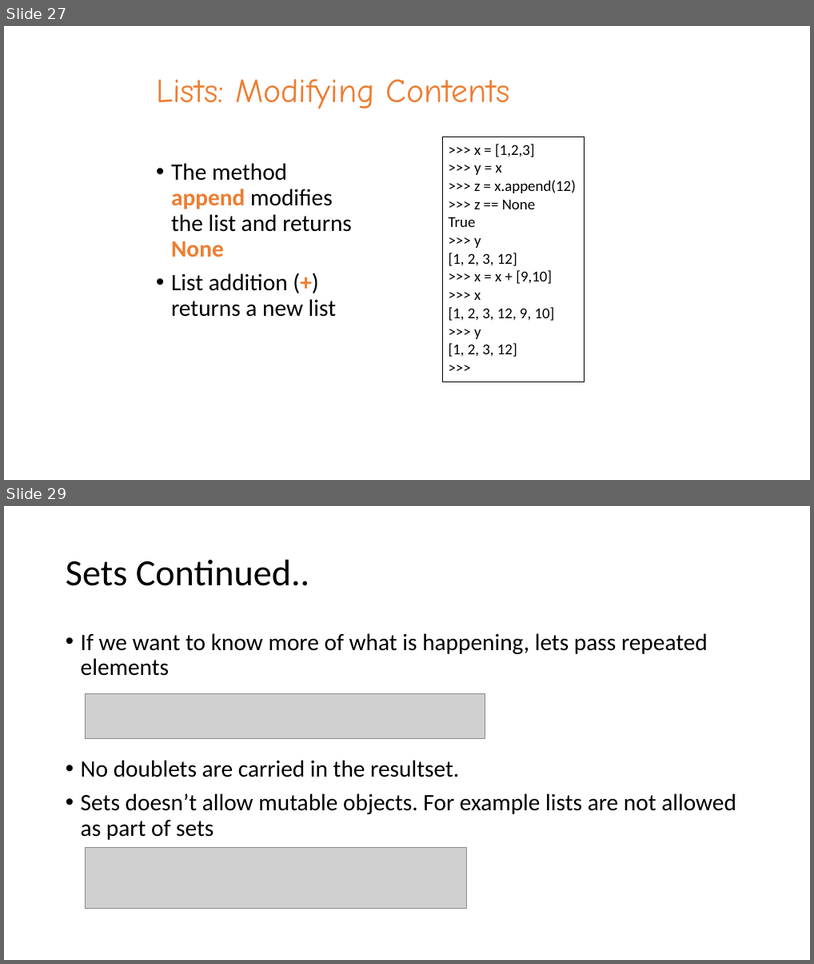
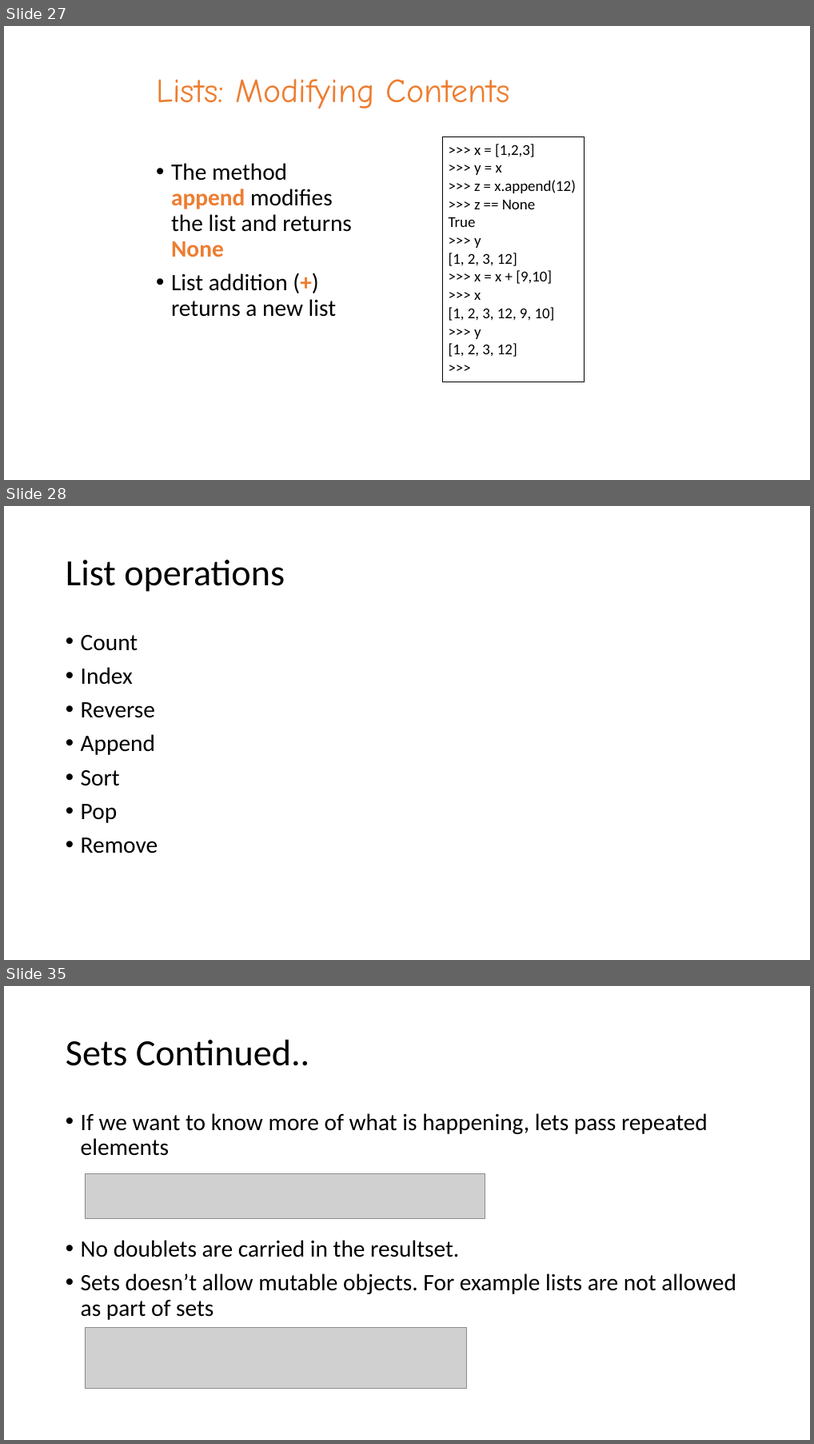
Before and after one commit to harry1180/python_basics, a slide deck: Introduction to Python.pptx. Shown one above the other, each under a label of ours: slides 27 and 29 before the commit, slides 27, 28 and 35 after it; the slides between them are not shown. The pictures are 814x964 and 814x1444 pixels, drawn with LibreOffice and Linux fonts; fonts in the diff are those of the drawing; grey boxes stand for pictures. Boxes give left, top, right and bottom in pixels: in the first picture for what was removed or moved away, otherwise in the second. Text is boxed around its words. In the diff, an @@ line names an element or a change of style, - is before the commit and + after.

```diff
--- a/Introduction to Python.pptx
+++ b/Introduction to Python.pptx
@@ slide 28 added at (4, 506, 810, 960), background #FFFFFF @@
@@ title added at (66, 560, 285, 592), 44 pt, text #000000 @@
+List operations
@@ text added at (81, 635, 158, 853), 28 pt, text #000000 @@
+• Count
+• Index
+• Reverse
+• Append
+• Sort
+• Pop
+• Remove
@@ what was slide 29 is now slide 35 @@
```
Also in this commit, not shown: 1 slide changed, 7 other slides added, 1 other file.
